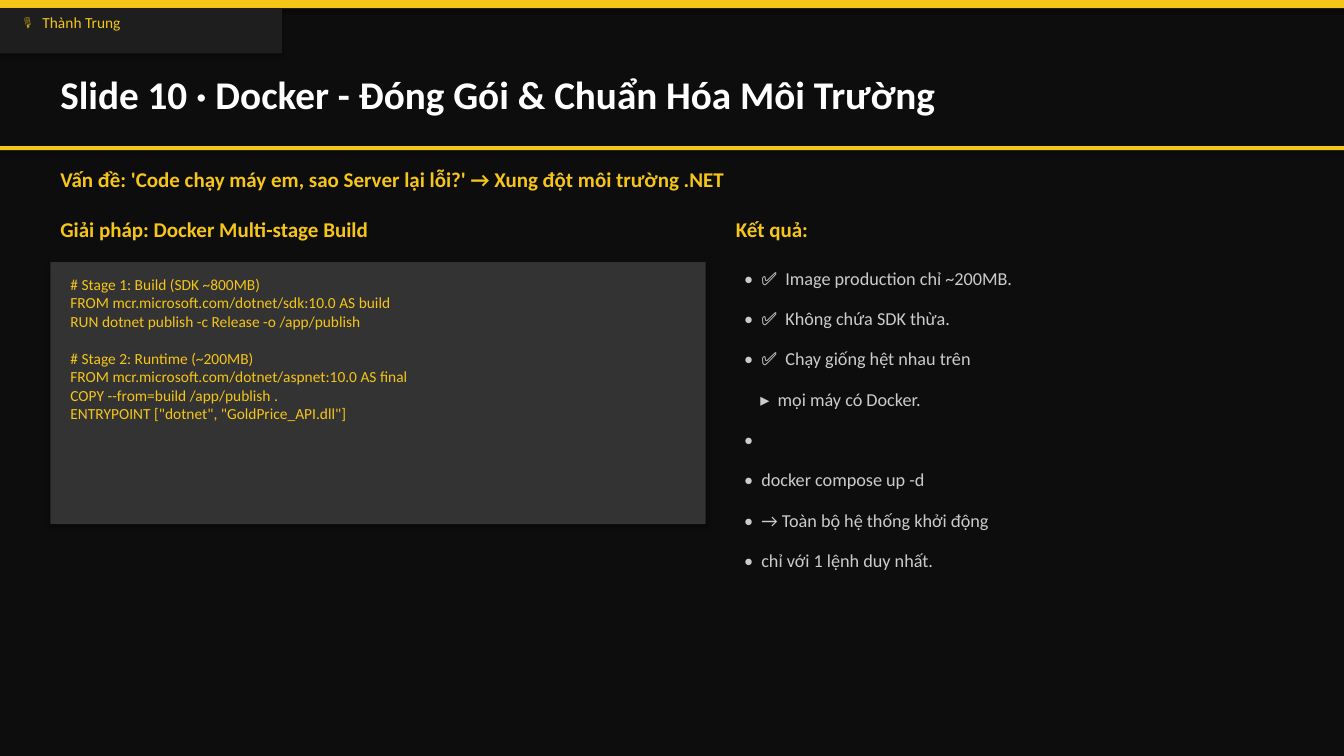
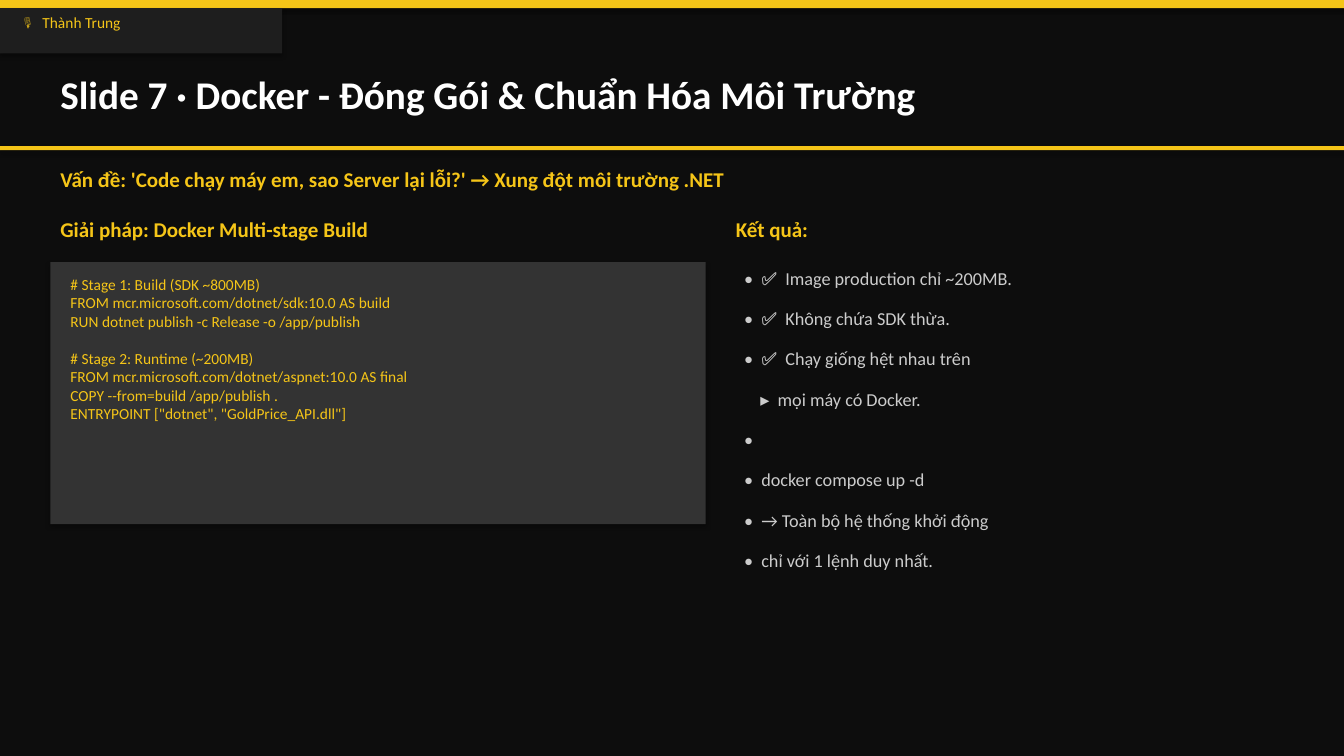
Before and after one commit to ThanhTrunggDEV/Group3, a slide deck: slide 11 of X-AURUM_Presentation.pptx. Drawn at 1344x756 pixels with LibreOffice and Linux fonts; fonts in the diff are those of the drawing. Boxes give left, top, right and bottom in pixels: in the first picture for what was removed or moved away, otherwise in the second. Text is boxed around its words. In the diff, an @@ line names an element or a change of style, - is before the commit and + after.

```diff
--- a/X-AURUM_Presentation.pptx
+++ b/X-AURUM_Presentation.pptx
@@ text at (60, 78, 915, 116): text changed @@
-Slide 10 · Docker - Đóng Gói & Chuẩn Hóa Môi Trường
+Slide 7 · Docker - Đóng Gói & Chuẩn Hóa Môi Trường
```
Also in this commit, not shown: 3 other slides changed, 3 slides added, 1 other file.
